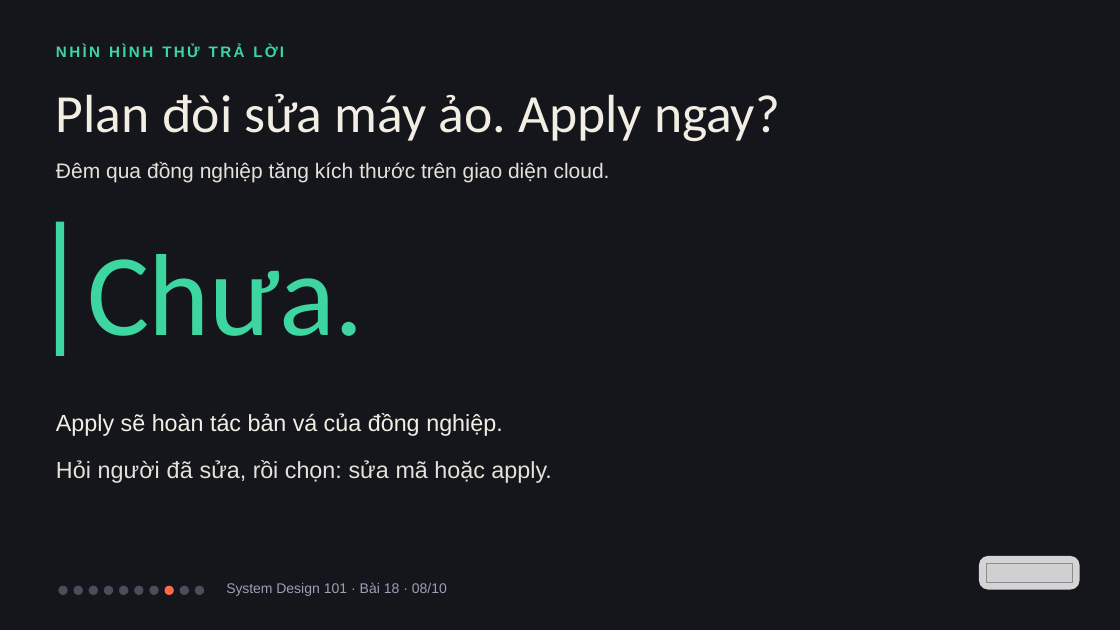
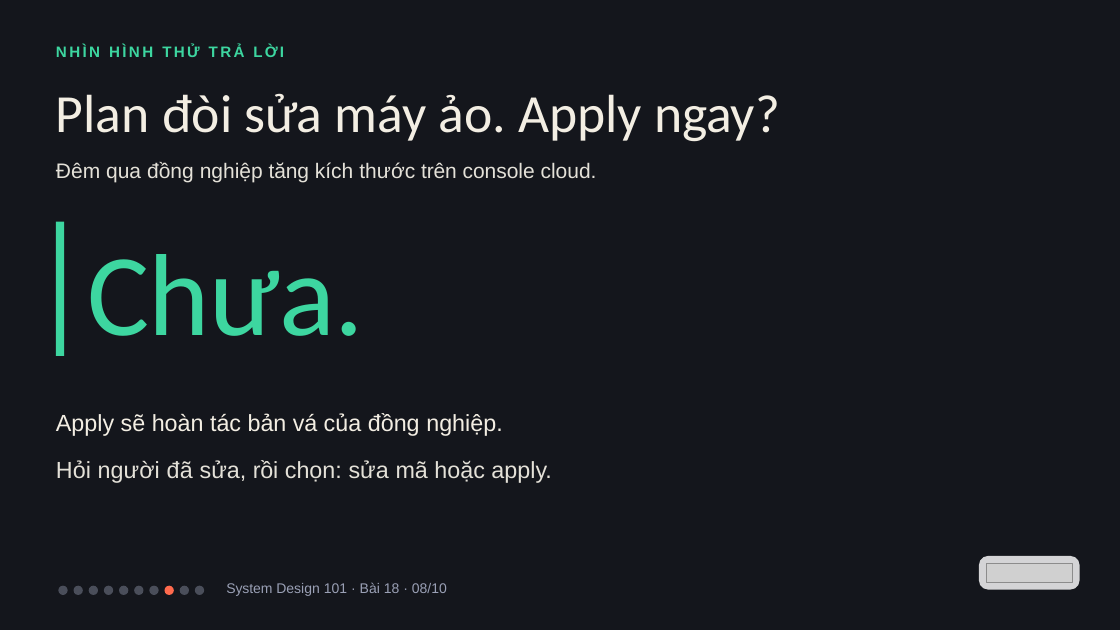
Before and after one commit to vohoailinh90/tool-marketing-studio, a slide deck: slide 8 of system-design-101/vi/lessons/sd-13-018/slides/sd-13-018.pptx. Drawn at 1120x630 pixels with LibreOffice and Linux fonts; fonts in the diff are those of the drawing; grey boxes stand for pictures. Boxes give left, top, right and bottom in pixels: in the first picture for what was removed or moved away, otherwise in the second. Text is boxed around its words. In the diff, an @@ line names an element or a change of style, - is before the commit and + after.

```diff
--- a/system-design-101/vi/lessons/sd-13-018/slides/sd-13-018.pptx
+++ b/system-design-101/vi/lessons/sd-13-018/slides/sd-13-018.pptx
@@ text at box(56, 162, 597, 182): text changed @@
-Đêm qua đồng nghiệp tăng kích thước trên giao diện cloud.
+Đêm qua đồng nghiệp tăng kích thước trên console cloud.
```
Also in this commit, not shown: 4 other slides changed, 7 other files.
